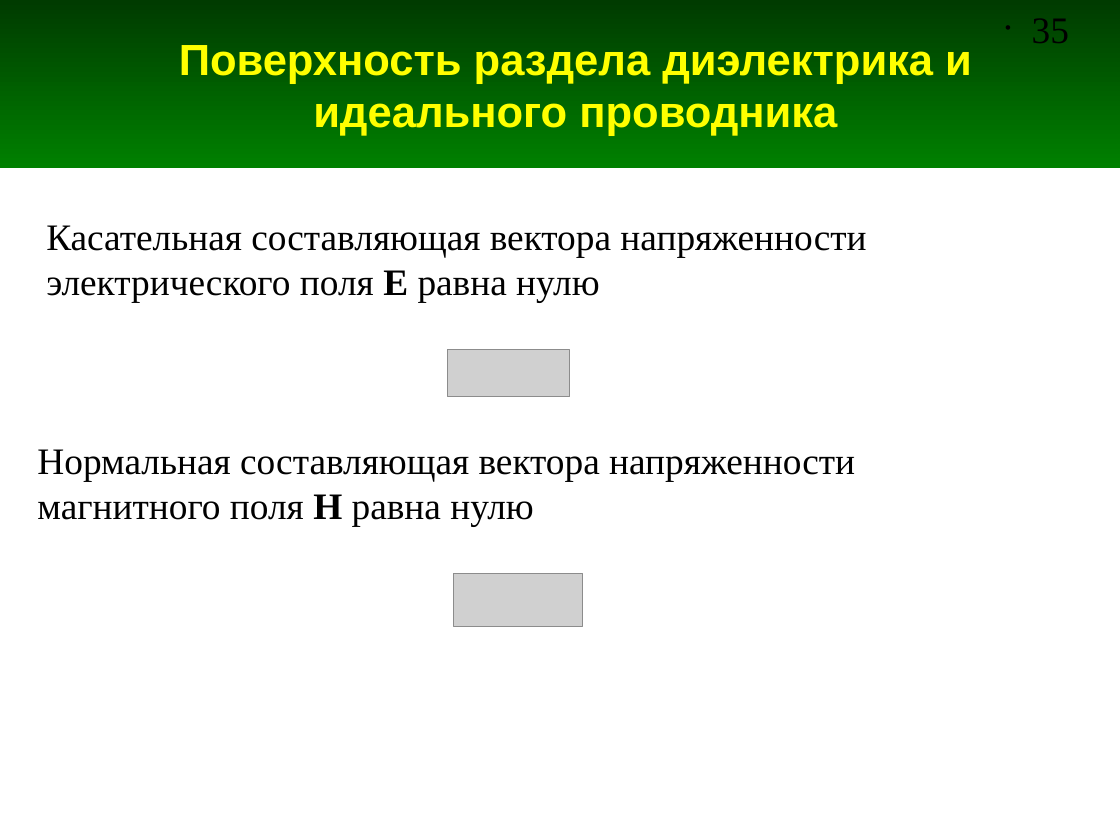
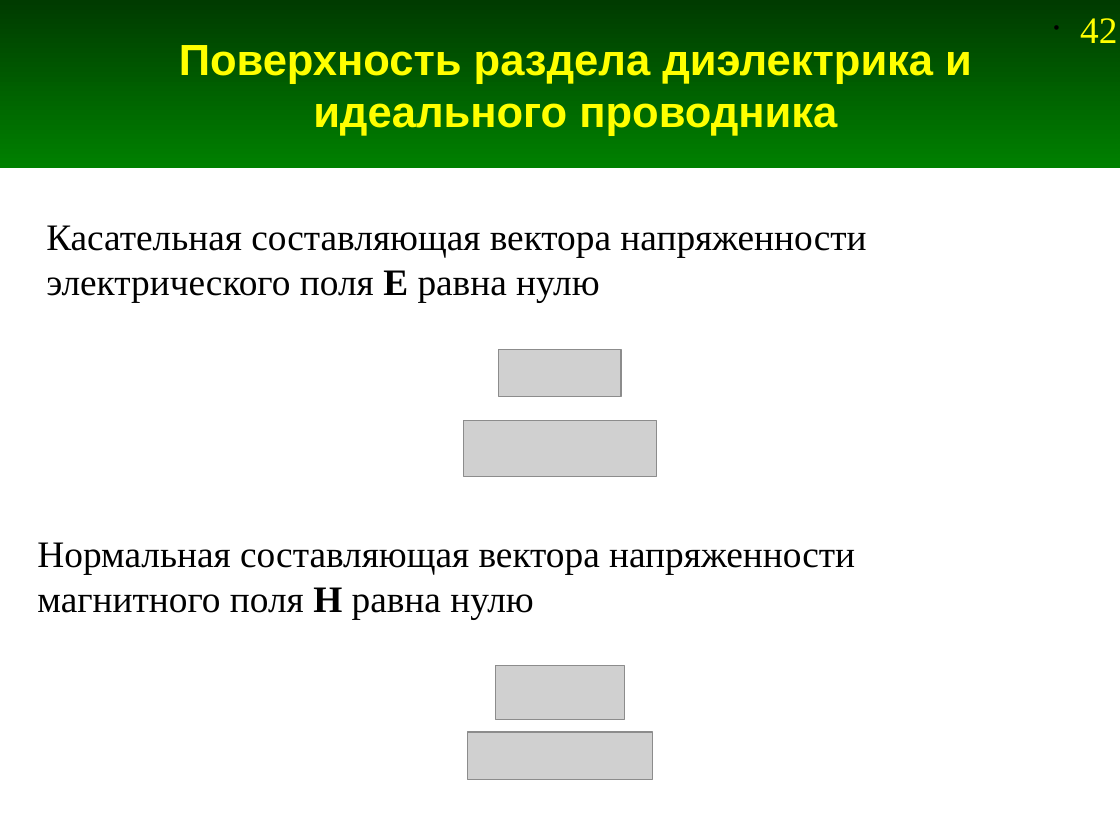
Before and after one commit to andris0147sv/modelling, a slide deck: slide 42 of presentations/1. Problem Statement.odp (slide 35 before the commit). Drawn at 1120x840 pixels with LibreOffice and Linux fonts; fonts in the diff are those of the drawing; grey boxes stand for pictures. Boxes give left, top, right and bottom in pixels: in the first picture for what was removed or moved away, otherwise in the second. Text is boxed around its words. In the diff, an @@ line names an element or a change of style, - is before the commit and + after.

```diff
--- a/presentations/1. Problem Statement.odp
+++ b/presentations/1. Problem Statement.odp
@@ page number removed at bbox=[1032, 18, 1069, 43] @@
-• 35
@@ page number added at bbox=[1080, 18, 1117, 43], 24 pt, text #FFFF00 @@
+• 42
@@ picture: place and size @@
-picture at bbox=[448, 349, 570, 396]
+picture at bbox=[498, 349, 620, 396]
@@ picture added at bbox=[464, 420, 657, 476] @@
@@ text "Нормальная составляющая вектора напряженности магнитного ...": place and size @@
-text "Нормальная составляющая вектора напряженности магнитного ..." at bbox=[37, 449, 855, 526]
+text "Нормальная составляющая вектора напряженности магнитного ..." at bbox=[37, 542, 855, 619]
@@ picture: place and size @@
-picture at bbox=[454, 573, 582, 627]
+picture at bbox=[496, 665, 625, 719]
@@ picture added at bbox=[467, 732, 652, 780] @@
```
Also in this commit, not shown: 42 other slides changed, 7 slides added, 4 other files.
